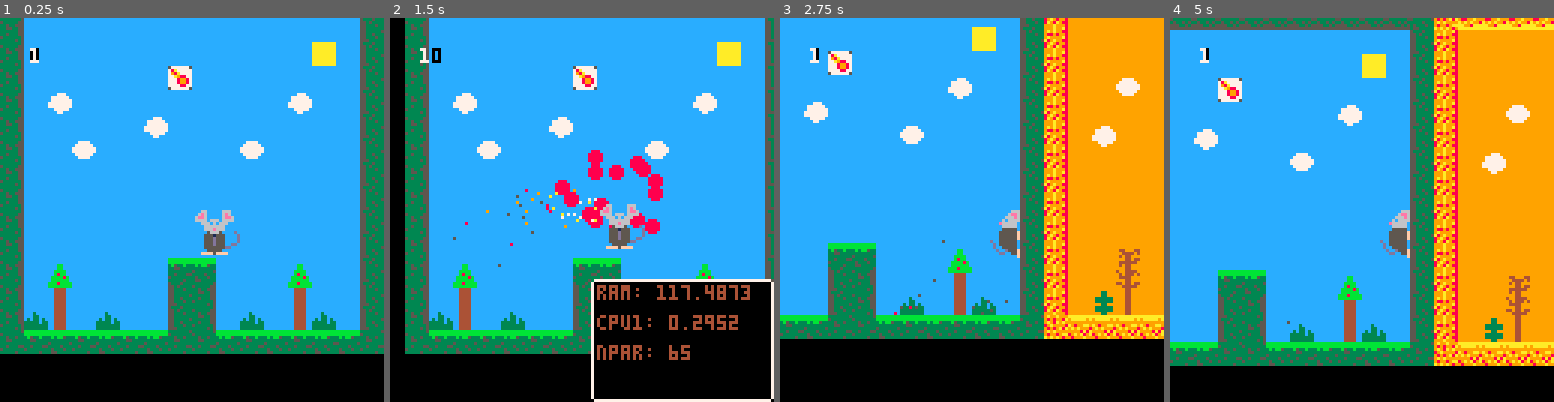
Above: before the commit, frames 1-4 (left to right).
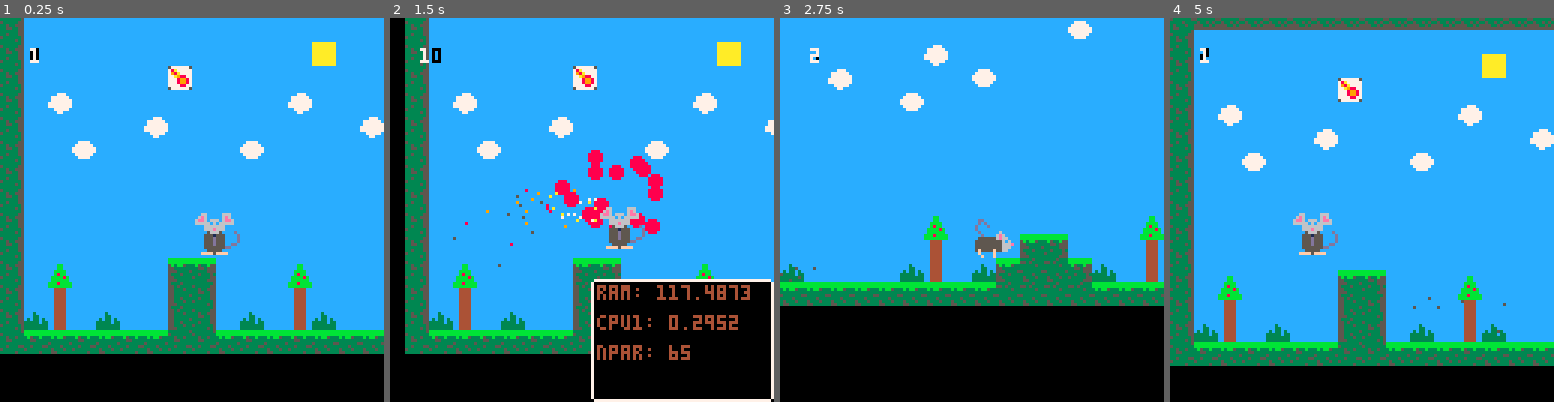
Above: after the commit, the same moments.

Repository: Theo-Fafet/ludum-dare-45
Game: PICO-8 cartridge ludum-dare-45.p8
Two runs of this game, one before a commit and one after it. Both use one fixed random seed, a clock stepped at 60 frames per second and the inputs below.
Inputs:
- Up to frame 1 (0.25 s): no input
- Up to frame 2 (1.5 s): tap X (X key) at 0.33, 1.07 s; tap O (Z key) at 0.7 s
- Up to frame 3 (2.75 s): hold Right 1.6-2.1 s; tap O (Z key) at 1.7, 2.1, 2.5 s; tap X (X key) at 1.85 s; hold Up 2.15-2.42 s; hold Right from 2.47 s (still down)
- Up to frame 4 (5 s): tap O (Z key) every 0.4 s from 2.9 to 4.9 s; tap X (X key) at 2.97, 4.08 s; release Right at 3.03 s; hold Left 3.08-3.58 s; hold Down 3.63-3.97 s; hold Right 4.02-4.68 s; hold Up from 4.73 s (still down)

The runs differ from the first frame. In frame 1, 5.7% of the frame differs, in the area x 43-100%, y 0-88%; in frame 2, 2.0%; in frame 3, 46%; in frame 4, 48%, in the area x 0-100%, y 0-91%.

Commit message:
Début de map

Diff:
--- a/ludum-dare-45.p8
+++ b/ludum-dare-45.p8
@@ -754,23 +754,92 @@
 
 
 
+…(46 lines of a section not shown)…
 __gff__
-0001000100010001000100010000000000000000000000000000000000000000000100000000000000000000000000000000000000000000000000000000000001010101010000000000000000000000010101010100000000000000000000000000010000000000000000000000000000000000000000000000000000000000
+0001000100010001000100010000000000000000000000000000000000000000000100000000000000000000000000000000000000000000000000000000000001010101010000000001010101010000010101010100000000010101010100000100010000000000000101010101000001000000000000000001010101010000
 00000000c9ab017c88d7e9b66cec5a341df4b6a24521ec100000000000000000000000000000000000000000000000000000000000000000000000000000000000000000000000000000000000000000000000000000000000000000000000000000000000000000000000000000000000000000000000000000000000000000
 __map__
-51626262626262626262626262626251797b7b7b7b7b7b7b7b7b7b7b7b7b7b7a5a6b6b6b6b6b6b6b6b6b6b6b6b6b6b5a0000000000000000000000000000000000000000000000000000000000000000000000000000000000000000000000000000000000000000000000000000000000000000000000000000000000000000
-544545454545454545454545454545537d61616161616161616161616161617c5d47474747474747474747474747475c0000000000000000000000000000000000000000000000000000000000000000000000000000000000000000000000000000000000000000000000000000000000000000000000000000000000000000
-544545454545454545454545454645537d61616161616161616161616161617c5d47474847474747475847474747475c0000000000000000000000000000000000000000000000000000000000000000000000000000000000000000000000000000000000000000000000000000000000000000000000000000000000000000
-544545454545456045454545454545537d61616161617161617261616171617c5d47474747474747474747474757475c0000000000000000000000000000000000000000000000000000000000000000000000000000000000000000000000000000000000000000000000000000000000000000000000000000000000000000
-544556454545454545454545564545537d61617161616161706161616161617c5d47475747604747474770474747475c0000000000000000000000000000000000000000000000000000000000000000000000000000000000000000000000000000000000000000000000000000000000000000000000000000000000000000
-544545454545564545454545454545537d61616161726161616161716161617c5d47584747474747474747474747475c0000000000000000000000000000000000000000000000000000000000000000000000000000000000000000000000000000000000000000000000000000000000000000000000000000000000000000
-544545554545454545455545454545537d61726161616171616161616172617c5d47474757474758474747474757475c0000000000000000000000000000000000000000000000000000000000000000000000000000000000000000000000000000000000000000000000000000000000000000000000000000000000000000
-544545454545454545454545454545537d61616161616161616161616161617c5d47474747474747474747474747475c0000000000000000000000000000000000000000000000000000000000000000000000000000000000000000000000000000000000000000000000000000000000000000000000000000000000000000
-544545454545454545454545454545537d61616161616161616161614661617c5d47474747474747474747474747475c0000000000000000000000000000000000000000000000000000000000000000000000000000000000000000000000000000000000000000000000000000000000000000000000000000000000000000
-544545454545454545454545454545537d61616161616161616161616161617c5d47474747474747474747474747475c0000000000000000000000000000000000000000000000000000000000000000000000000000000000000000000000000000000000000000000000000000000000000000000000000000000000000000
-544545454545454545454545454545537d61616161616161616161616161617c5d47474747474747474747474747475c0000000000000000000000000000000000000000000000000000000000000000000000000000000000000000000000000000000000000000000000000000000000000000000000000000000000000000
-544565454545454041454545654545537d61616361616161616161616361617c5d47476747474747474747476747475c0000000000000000000000000000000000000000000000000000000000000000000000000000000000000000000000000000000000000000000000000000000000000000000000000000000000000000
-544575454545455354454545754545537d6161736161616a6a6161617361617c5d47477747474747474747477747475c0000000000000000000000000000000000000000000000000000000000000000000000000000000000000000000000000000000000000000000000000000000000000000000000000000000000000000
-547666457645455354457645667645537d61746461746a7a7a6a74616474617c5d47786847474b494a4778476878475c0000000000000000000000000000000000000000000000000000000000000000000000000000000000000000000000000000000000000000000000000000000000000000000000000000000000000000
-504041404140415050414042404142507969696969697a7a7a6a6a6a6a6a6a7a5a4b4b4b4b4b5a595a5b5b5b5b5b5b5a0000000000000000000000000000000000000000000000000000000000000000000000000000000000000000000000000000000000000000000000000000000000000000000000000000000000000000
+5162626262626262626262626262626262626262626262626262626262626262626262626262626262626262626262626262626262626262626262626262626262626262626262626262626262626262626262626262626262626262626262626262626262626262626262626262626262626262626262626262626262626251
+5445454545454545454545454545454545454545454545454545454545454545454545454545454545454545454545454545454545454545454545454545454545454545454545454545454545454545454545454545454545454545454545454545454545454545454545454545454545454545454545454545454545454553
+5445454545454545454545454546454545454545454545454545454545454545454545454545454545454545454545454545454545454545454545454545454545454545454545454545454545454545454545454545454545454545454545454545454545454545454545454545454545454545454545454545454545454553
+5445454545454560454545454545454545454545454545454555454545564545454545455645454545454545454545454545454556454545454545454545454545564545454555454545454545554545454545454545564545454545454545454545554545454545454545454545564545454545454545454545454545454553
+5445564545454545454545455645454545454556454545454545454545454545454545454545454545554545454545554545454545454545455545454545454545454545454545454545454545454545454545454545454545455545454545454545454545454545554545454545454545455545454545564545454555454553
+5445454545455645454545454545455645454545455545454545454545454545454545554545454545454545454545454545454545454545454545454555454545454545454545454555454545454545454545554545454545454545454545554545454545454545454545454545454545454545454545454545454545454553
+5445455545454545454555454545454545455545454545454545454545564545454545454545454545454545564545454545454555454545454556454545454545454555454545454545454545455645454545454545454545454555454545454545454556454545454545455545454545454555454545455545454545454553
+5445454545454545454545454545454545454545454545454545454545454545454545454545454545454545454545454545454545454545454545454545454545454545454545454545454545454545454545454545454545454545454545454545454545454545454545454545454545454545454545454545454545454553
+5445454545454545454545454545454545454545454545454545454545454545454545454545454545454545454545454545454545454545454545454545454545454545454545454545454545454545454545454545454545454545454545454545454545454545454545454545454545454545454545454545454545454553
+5445454545454545454545454545454545454545454545454545454545454545454545454545454545454545454545454545454545454545454545454545454545454545454545454545454545454545454545454545454545454545454545454545454545454545454545454545454545454545454545454545454545454553
+5445454545454545454545454545454545454545454545454545454545454545454545454545454545454545454545454545454545454545454545454545656545454545454545454545454545454545454545454545454545454545454545454545454545454545454545454545454545454545454545454545454545454553
+5445654545454543444545456545454545454565454545454545454565454545454545654545454545454545654545454545454545454545454545454545757545454545454545454545454545454545454545454565454545454545454545454545454545454545454545454545454565454545454545454545454545454553
+5445754545454553544545457545454545454575454545434445454575454545454545754545455245454545754545454545454545454545454545454545666645454545454545454545454545454545454545454575454545454545454545454545454545454545454545454545454575454545454545454545454545454553
+5476664576454553544576456676454545457666457643515144764566764545454576664545435044457645667645454545764545457645457645457645666645764545454576454545457645454576454545764566457645454545764545457645457645457645457645457645454566457645454576454545764545764553
+5040414041404150504140424041424242424242424251515151424242434243424342424342505050424342434242404040424242404042424042424042404240404040404041404040414040414040414140414041414141404140414140414041414040414040414141404141404140414140414140404041414041404151
 2424242424242424242424242424242424242400000000000000000000000000000000000000000000000000000000000000000000000000000000000000000000000000000000000000000000000000000000000000000000000000000000000000000000000000000000000000000000000000000000000000000000000000
+0000000000000000000000000000000000000000000000000000000000000000000000000000000000000000000000000000000000000000000000000000000000000000000000000000000000000000000000000000000000000000000000000000000000000000000000000000000000000000000000000000000000000000
+0000000000000000000000000000000000000000000000000000000000000000000000000000000000000000000000000000000000000000000000000000000000000000000000000000000000000000000000000000000000000000000000000000000000000000000000000000000000000000000000000000000000000000
+0000000000000000000000000000000000000000000000000000000000000000000000000000000000000000000000000000000000000000000000000000000000000000000000000000000000000000000000000000000000000000000000000000000000000000000000000000000000000000000000000000000000000000
+0000000000000000000000000000000000000000000000000000000000000000000000000000000000000000000000000000000000000000000000000000000000000000000000000000000000000000000000000000000000000000000000000000000000000000000000000000000000000000000000000000000000000000
+797b7b7b7b7b7b7b7b7b7b7b7b7b7b7b7b7b7b7b7b7b7b7b7b7b7b7b7b7b7b7b7b7b7b7b7b7b7b7b7b7b7b7b7b7b7b7b7b7b7b7b7b7b7b7b7b7b7b7b7b7b7b7b7b7b7b7b7b7b7b7b7b7b7b7b7b7b7b7b7b7b7b7b7b7b7b7b7b7b7b7b7b7b7b7b7b7b7b7b7b7b7b7b7b7b7b7b7b7b7b7b7b7b7b7b7b7b7b7b7b7b7b7b7b7b7b79
+7d6161616161616161616161616161616161616161616161616161616161616161616161616161616161616161616161616161616161616161616161616161616161616161616161616161616161616161616161616161616161616161616161616161616161616161616161616161616161616161616161616161616161617c
+7d6161616161616161616161616161616161616161616161616161616161616161616161616161616161616161616161616161616161616161726161616161716161616161617261616161616161616161616161616161616161616161616161616161616161616161616161616161616161616161616161616161616161617c
+7d6161616161716161616161617161616161617161616161616161716161616161616161616161616161716161617261616161616161616161616161616161616161616161616161616161616161617161616161616161616172616161617161616161616161616161616161616172616161616161716161616161616172617c
+7d6161716161616170616161616161616161616161616161616161616161616161616161726161616161616161616161616161726161616161616161616161616161616161616161616161616161616161616161616161616161616161616161616161616161617261616161616161616161616161616161616161616161617c
+7d6161616161616161616171616161616161716161616161726161616161716161616161616161616161616161616161616161616161616171616161616161616171616161616161617161616161616161616161726161616161616161616161616172616161616161616161616161616161616161616161616161616161617c
+7d6172616161617161616161616161616161616161616161616172616161616161716161616161616161616161616172616161616161616161616172616161616161616161616161616161616161726161616161616161616161616161726161616161616161616171616161616161616161616161726161616171616161617c
+7d6161616161616161616161616161616161616161616161616161616161616161616161616172616161616161616161616161616161616161616161616161616161616161616161616161616161616161616161616161616161616161616161616161616161616161616161616161616161616161616161616161616161617c
+7d6161616161616161616161466161616161616161616161616161616161616161616161616161616161616161616161616161616161616161616161616161616161616161616161616161616161616161616161616161616161616161616161616161616161616161616161616161616161616161616161616161616161617c
+7d6161616161616161616161616161616161616161616161616161616161616161616161616161616161616161616161616161616161616161616161616161616161616161616161616161616161616161616161616161616161616161616161616161616161616161616161616161616161616161616161616161616161617c
+7d6161616161616161616161616161616161616161616161616161616161616161616161616161616161616161616161616161616161616161616161616161616161616161616161616161616161616161616161616161616161616161616161616161616161616161616161616161616161616161616161616161616161617c
+7d6161636161616161616161636161616161616163616161616161616161636161616161616161616163616161616161616161616161636161616161616161616161636161616161616161616161636161616161616161616161616361616161616161616161636161616161616161636161616161616161636161616161617c
+…(7 lines of a section not shown)…
Not shown, changed: 51 lines of the sprite sheet (__gfx__) section of ludum-dare-45.p8
Not shown, changed: the music (__music__) section of ludum-dare-45.p8
Not shown, changed: the sound effects (__sfx__) section of ludum-dare-45.p8
